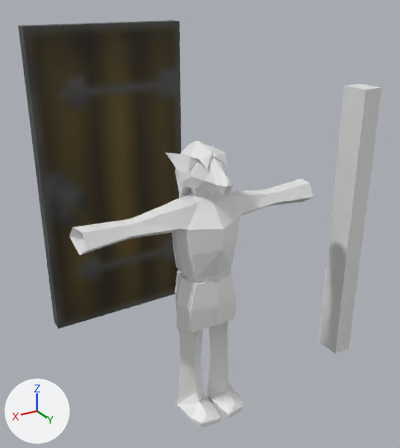
What one commit did to the Blender file Resources/Models/Characters/player.blend.
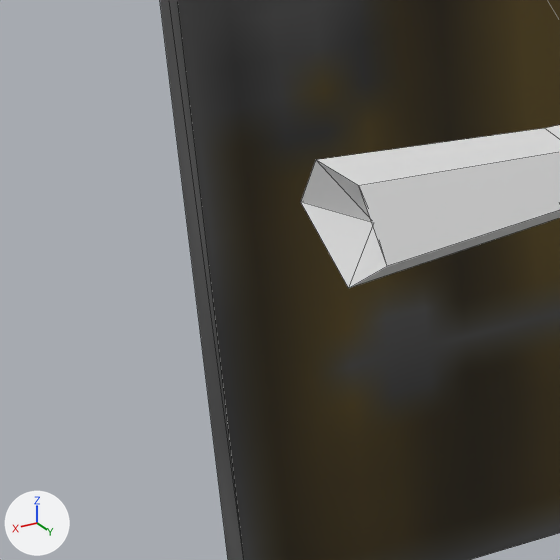
The first picture shows the older version from a 50 mm camera at (1.35, 2.2, 2.21) aimed at (-0.22, -0.41, 0.91). The close-ups show the older and then the newer version on the part from 1% to 31% of the width and 43% to 70% of the height of that picture. Only the edits that show in the close-ups are written down. The axes (+X, +Y, +Z) are drawn at lower left. The lights are the same throughout. The close-ups show mesh edges as thin lines.

The first close-up shows 'Door', 'Player'.
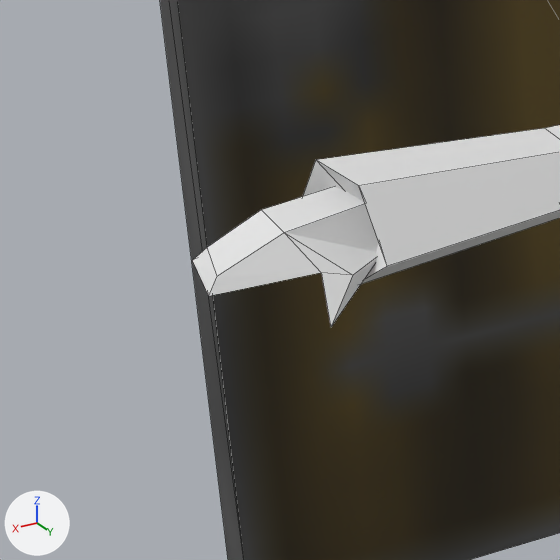
Boxes (x1, y1, x2, y2) around the edits, measured in the close-ups (560 x 560 px):
'HandRight_Open', added: after (192, 187, 379, 327)

What changed in the scene script:
```text
Add me_handright_open:
    me_handright_open.from_pydata([(0.632, 0.028, 1.139), (0.632, 0.013, 1.188), (0.635, -0.044, 1.188), (0.675, 0.064, 1.141), (0.643, -0.063, 1.14), (0.725, 0.025, 1.182), (0.728, -0.034, 1.183), (0.714, -0.063, 1.151), (0.806, 0.037, 1.141), (0.794, 0.03, 1.156), (0.785, -0.028, 1.16), (0.798, -0.038, 1.145), (0.701, 0.052, 1.145), (0.677, 0.032, 1.132), (0.705, 0.076, 1.098)], [], [(1, 2, 6, 5), (2, 4, 7, 6), (0, 1, 5, 3), (5, 6, 10, 9), (12, 5, 9, 8), (6, 7, 11, 10), (11, 8, 9, 10), (3, 5, 12), (7, 12, 8, 11), (12, 7, 13), (7, 4, 0, 13), (0, 3, 14), (13, 0, 14), (3, 12, 14), (12, 13, 14)])
    me_handright_open.materials.append(mat_material)  # white #e7e7e7
Add ob_handright_open:
    ob_handright_open = bpy.data.objects.new('HandRight_Open', me_handright_open)
    ob_handright_open.location = (0.0, 0.0, 0.0)
    _m = ob_handright_open.modifiers.new('Mirror', 'MIRROR')
    _m.merge_threshold = 0.01
```
